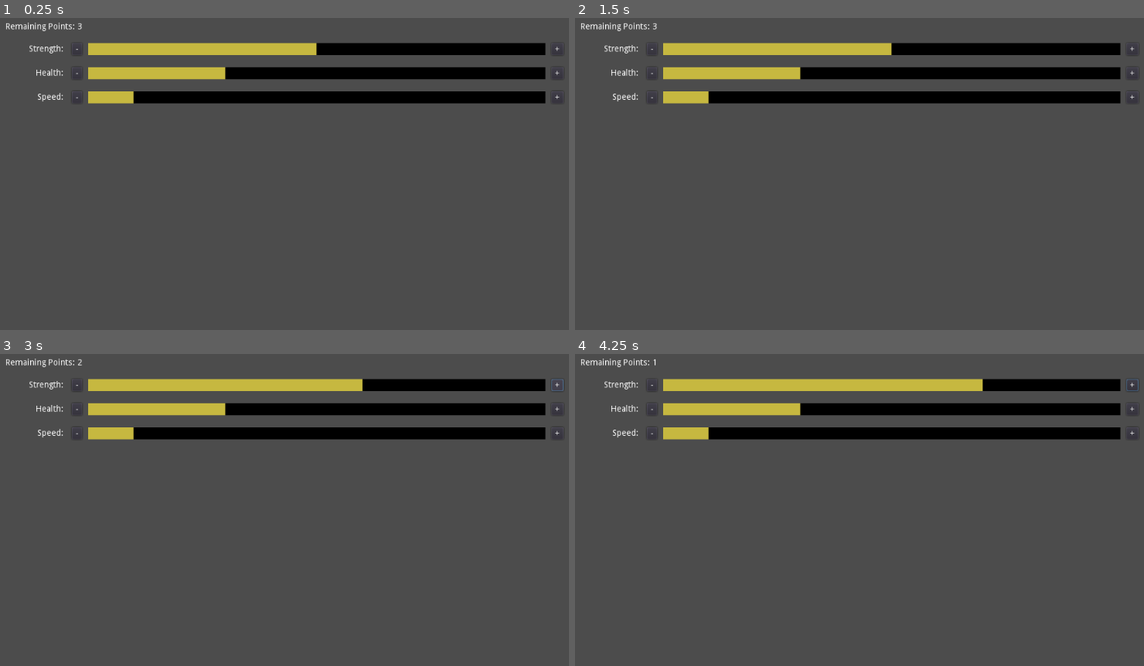
Above: before the commit, frames 1-4 (two rows, left to right).
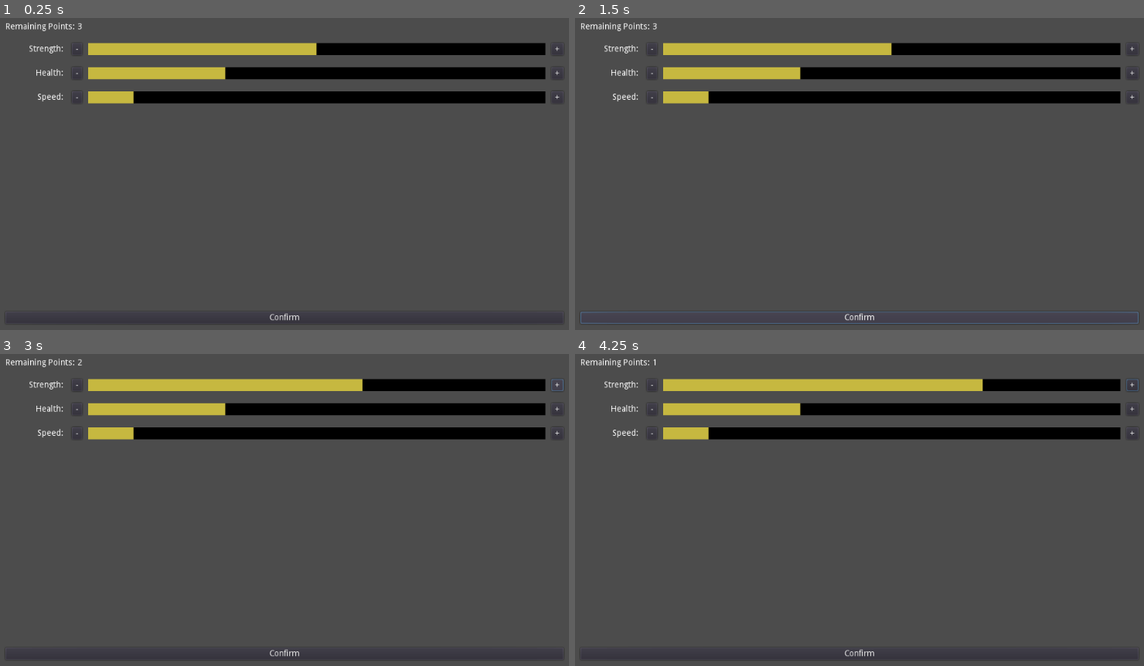
Above: after the commit, the same moments.

Repository: josephmbustamante/ludum-dare-45
Game: Godot game, scene res://Scenes/LevelUp.tscn
Two runs of this game, one before a commit and one after it. Both use one fixed random seed, a clock stepped at 60 frames per second and the inputs below. This scene is started directly instead of the project's main scene.
Inputs (mouse positions are in pixels of both pictures, inside the frame that each line leads up to):
- Up to frame 1 (0.25 s): no input
- Up to frame 2 (1.5 s): click (859, 317) at 0.5 s, where only the run after the commit has a clickable "Confirm"; click (859, 317) at 1.25 s, where only the run after the commit has a clickable "Confirm"
- Up to frame 3 (3 s): click "-" at 2 s; click "+" at 2.75 s
- Up to frame 4 (4.25 s): tap Enter at 3.5 s; move the mouse to (996, 491) at 3.52 s; hold Right (right) from 3.53 s (still down); click (996, 491) at 3.6 s

The runs differ from the first frame. In frame 1, 0.3% of the frame differs, in the area x 5-95%, y 94-98%; in frame 2, 0.6%, in the area x 0-100%, y 94-99%; in frame 3, 0.3%; in frame 4, 0.3%.

Commit message:
Add button to go to the level up screen

Diff:
--- a/Scenes/LevelUp.tscn
+++ b/Scenes/LevelUp.tscn
@@ -54,9 +54,23 @@
 margin_right = 924.0
 margin_bottom = 134.0
 fieldName = "Speed"
+
+[node name="HSeparator" type="ColorRect" parent="Rows"]
+margin_top = 154.0
+margin_right = 924.0
+margin_bottom = 460.0
+size_flags_vertical = 3
+color = Color( 1, 1, 1, 0 )
+
+[node name="Confirm" type="Button" parent="Rows"]
+margin_top = 480.0
+margin_right = 924.0
+margin_bottom = 530.0
+text = "Confirm"
 [connection signal="decrease_pressed" from="Rows/StrengthLevelUpField" to="." method="_on_StrengthLevelUpField_decrease_pressed"]
 [connection signal="increase_pressed" from="Rows/StrengthLevelUpField" to="." method="_on_StrengthLevelUpField_increase_pressed"]
 [connection signal="decrease_pressed" from="Rows/HealthLevelUpField" to="." method="_on_HealthLevelUpField_decrease_pressed"]
 [connection signal="increase_pressed" from="Rows/HealthLevelUpField" to="." method="_on_HealthLevelUpField_increase_pressed"]
 [connection signal="decrease_pressed" from="Rows/SpeedLevelUpField" to="." method="_on_SpeedLevelUpField_decrease_pressed"]
 [connection signal="increase_pressed" from="Rows/SpeedLevelUpField" to="." method="_on_SpeedLevelUpField_increase_pressed"]
+[connection signal="pressed" from="Rows/Confirm" to="." method="_on_Confirm_pressed"]
--- a/Scenes/Main.tscn
+++ b/Scenes/Main.tscn
@@ -33,5 +33,13 @@
 [node name="BattleUI" parent="." instance=ExtResource( 5 )]
 margin_right = 1025.0
 margin_bottom = 610.0
+
+[node name="Button" type="Button" parent="."]
+margin_left = 10.0
+margin_top = 570.0
+margin_right = 22.0
+margin_bottom = 590.0
+text = "[DELETE ME] - Go to level up"
 [connection signal="enemy_health_changed" from="Enemy" to="BattleUI" method="handle_enemy_health_changed"]
 [connection signal="player_health_changed" from="Player" to="BattleUI" method="handle_player_health_changed"]
+[connection signal="pressed" from="Button" to="." method="_on_Button_pressed"]
--- a/Scripts/LevelUp.gd
+++ b/Scripts/LevelUp.gd
@@ -65,3 +65,8 @@
 func _on_SpeedLevelUpField_decrease_pressed():
 	speed = decrement(starting_speed, speed)
 	$Rows/SpeedLevelUpField.set_value(speed)
+
+
+func _on_Confirm_pressed():
+	print("confirm pressed, ready to go to next level")
+	pass # Replace with function body.
--- a/Scripts/Main.gd
+++ b/Scripts/Main.gd
@@ -6,3 +6,7 @@
 # Called when the node enters the scene tree for the first time.
 func _ready() -> void:
 	enemy.set_target(player)
+
+
+func _on_Button_pressed():
+	Global.goto_scene("res://Scenes/LevelUp.tscn")
